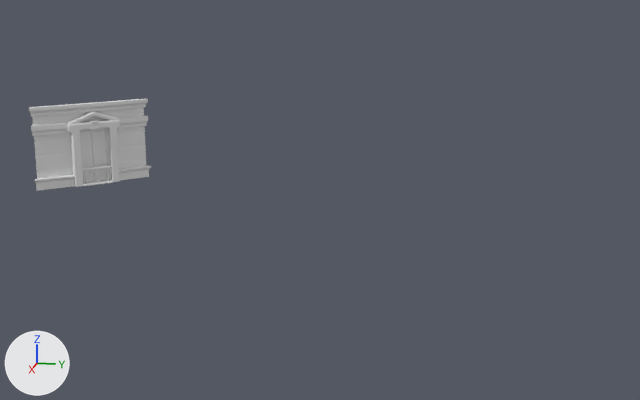
The FBX model Assets/3D_Assets/Enviro/Coin_45/Fenetre_01_Coin_45.fbx, before and after one commit.
The view is the same before and after, from a camera (50 mm lens) standing at (29.47, -2.76, 8.67) and looking at (-0.42, -8.74, 1.2). The axes (+X, +Y, +Z) are drawn at lower left. The lights are the same throughout. Where no turn or scale is listed for an object, it has been applied to the vertices.

Before the edit, the objects in view are built like this:
```python
me_cube_029 = bpy.data.meshes.new('Cube.029')
me_cube_029.from_pydata(...)  # 2168 vertices, 1761 faces; spans x -0.76..2.44, y -0.82..2.35, z -1.51..1.51
ob_cube_023 = bpy.data.objects.new('Cube.023', me_cube_029)
ob_cube_023.location = (-1.41, -18.05, 2.88)
```
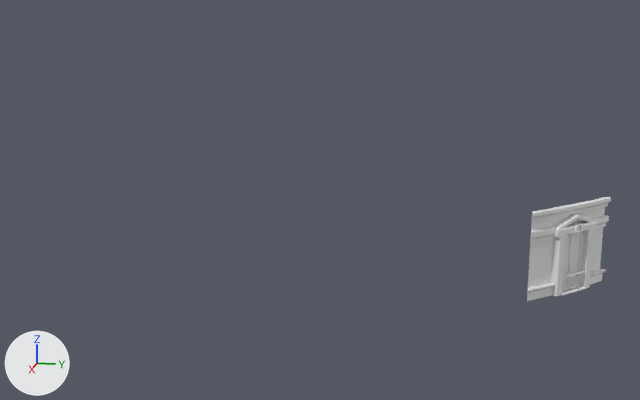
Where the change shows, as pixel boxes (x1, y1, x2, y2) in the pictures (640 x 400 px; the box of a moved part takes in the faces that stretch with it):
'Cube.023', reshaped, moved (31% narrower, 13% taller)
    before: (29, 99, 151, 191)
    after: (527, 197, 611, 301)
part 1 of me_cube_029, moved or reshaped
    before: (80, 128, 110, 183)
    after: (563, 231, 584, 290)
part 2 of me_cube_029, moved or reshaped
    before: (89, 120, 99, 130)
    after: (570, 222, 582, 234)
part 3 of me_cube_029, moved or reshaped
    before: (94, 130, 107, 179)
    after: (570, 233, 581, 285)
part 4 of me_cube_029, moved or reshaped
    before: (80, 131, 94, 180)
    after: (563, 235, 570, 287)
part 5 of me_cube_029, moved or reshaped
    before: (67, 112, 94, 124)
    after: (553, 214, 579, 229)
part 6 of me_cube_029, moved or reshaped
    before: (94, 112, 119, 120)
    after: (577, 214, 596, 222)
part 7 of me_cube_029, moved or reshaped
    before: (67, 121, 91, 187)
    after: (551, 225, 575, 296)
part 8 of me_cube_029, moved or reshaped
    before: (97, 120, 120, 182)
    after: (577, 221, 597, 288)
part 9 of me_cube_029, moved or reshaped
    before: (83, 180, 114, 186)
    after: (562, 286, 586, 296)
part 10 of me_cube_029, moved or reshaped
    before: (82, 165, 112, 171)
    after: (563, 271, 586, 278)
part 11 of me_cube_029, moved or reshaped
    before: (92, 169, 103, 181)
    after: (568, 276, 578, 289)
part 12 of me_cube_029, moved or reshaped
    before: (34, 175, 75, 191)
    after: (527, 282, 555, 301)
part 13 of me_cube_029, moved or reshaped
    before: (31, 122, 70, 136)
    after: (530, 227, 556, 243)
part 14 of me_cube_029, added
    after: (532, 197, 611, 222)
part 15 of me_cube_029, added
    after: (527, 207, 605, 294)
part 16 of me_cube_029, added
    after: (590, 269, 606, 285)
part 17 of me_cube_029, added
    after: (592, 215, 609, 229)
part 18 of me_cube_029, deleted
    before: (119, 166, 151, 181)
part 19 of me_cube_029, deleted
    before: (118, 116, 148, 129)
part 20 of me_cube_029, deleted
    before: (29, 99, 148, 178)

The change, as a diff of the scene's bpy script:
```diff
--- a/Assets/3D_Assets/Enviro/Coin_45/Fenetre_01_Coin_45.fbx.py
+++ b/Assets/3D_Assets/Enviro/Coin_45/Fenetre_01_Coin_45.fbx.py
@@ me_cube_029 @@
 # used by ob_cube_023; location = (-1.41, -18.05, 2.88)
-me_cube_029.from_pydata(...)  # 2168 vertices, 1761 faces; spans x -0.76..2.44, y -0.82..2.35, z -1.51..1.51
+me_cube_029.from_pydata(...)  # 2168 vertices, 1762 faces; spans x -1.54..1.24, y -1.5..1.24, z -1.51..1.51
+# me_cube_029 part 1: the loose piece of 163 vertices spanning x 0.27..1.18, y 0.24..1.16, z -1.49..0.57 is moved by (-1.03, -0.84, 0.0)
+# me_cube_029 part 2: the loose piece of 525 vertices spanning x 0.6..1.07, y 0.57..1.05, z 0.55..0.86 is moved by (-1.03, -0.84, 0.0)
+# me_cube_029 part 3: the loose piece of 4 vertices spanning x 0.39..0.72, y 0.73..1.06, z -1.38..0.46 is moved by (-1.03, -0.84, 0.0)
+# me_cube_029 part 4: the loose piece of 4 vertices spanning x 0.76..1.08, y 0.37..0.69, z -1.38..0.46 is moved by (-1.03, -0.84, 0.0)
+# me_cube_029 part 5: the loose piece of 65 vertices spanning x 0.73..1.57, y 0.05..0.91, z 0.73..1.19 is moved by (-1.03, -0.84, 0.0)
+# me_cube_029 part 6: the loose piece of 65 vertices spanning x 0.06..0.92, y 0.72..1.56, z 0.73..1.19 is moved by (-1.03, -0.84, 0.0)
+# me_cube_029 part 7: the loose piece of 311 vertices spanning x 0.76..1.61, y -0.01..0.81, z -1.49..0.84 is moved by (-1.03, -0.84, 0.0)
+# me_cube_029 part 8: the loose piece of 311 vertices spanning x 0.01..0.84, y 0.74..1.59, z -1.49..0.84 is moved by (-1.03, -0.84, 0.0)
+# me_cube_029 part 9: the loose piece of 14 vertices spanning x 0.35..1.41, y 0.29..1.36, z -1.49..-1.44 is moved by (-1.03, -0.84, 0.0)
+# me_cube_029 part 10: the loose piece of 18 vertices spanning x 0.44..1.37, y 0.42..1.36, z -0.94..-0.86 is moved by (-1.03, -0.84, 0.0)
+# me_cube_029 part 11: the loose piece of 192 vertices spanning x 0.74..1.06, y 0.72..1.04, z -1.39..-0.94 is moved by (-1.03, -0.84, 0.0)
+# me_cube_029 part 12: the loose piece of 44 vertices spanning x 1.3..2.44, y -0.82..0.31, z -1.51..-1.08 is multiplied about its middle by the matrix ((0.945, 0.108, 0.001), (0.053, 0.895, -0.001), (0.0, 0.0, 1.0)), then moved by (-1.11, -0.77, 0.0)
+# me_cube_029 part 13: the loose piece of 36 vertices spanning x 1.3..2.39, y -0.82..0.27, z 0.47..0.86 is multiplied about its middle by the matrix ((0.944, 0.109, 0.001), (0.054, 0.894, -0.001), (0.0, 0.0, 1.0)), then moved by (-1.11, -0.76, 0.0)
+# me_cube_029 part 14: a new loose piece of 180 vertices spanning x -1.54..1.21, y -1.5..1.21, z 1.18..1.51
+# me_cube_029 part 15: a new loose piece of 52 vertices spanning x -1.5..1.04, y -1.5..1.04, z -1.5..1.5
+# me_cube_029 part 16: a new loose piece of 44 vertices spanning x -1.5..-0.72, y 0.45..1.24, z -1.51..-1.08
+# me_cube_029 part 17: a new loose piece of 36 vertices spanning x -1.5..-0.75, y 0.45..1.19, z 0.47..0.86
+# me_cube_029 part 18: the loose piece of 44 vertices spanning x -0.72..0.31, y 1.3..2.35, z -1.51..-1.08 is deleted
+# me_cube_029 part 19: the loose piece of 36 vertices spanning x -0.72..0.28, y 1.3..2.31, z 0.47..0.86 is deleted
+# me_cube_029 part 20: 232 vertices removed from x -0.76..2.42, y -0.82..2.33, z -1.5..1.51
@@ ob_cube_023 @@
 ob_cube_023 = bpy.data.objects.new('Cube.023', me_cube_029)
-ob_cube_023.location = (-1.41, -18.05, 2.88)
+ob_cube_023.location = (0.0, 0.0, 0.0)
```
